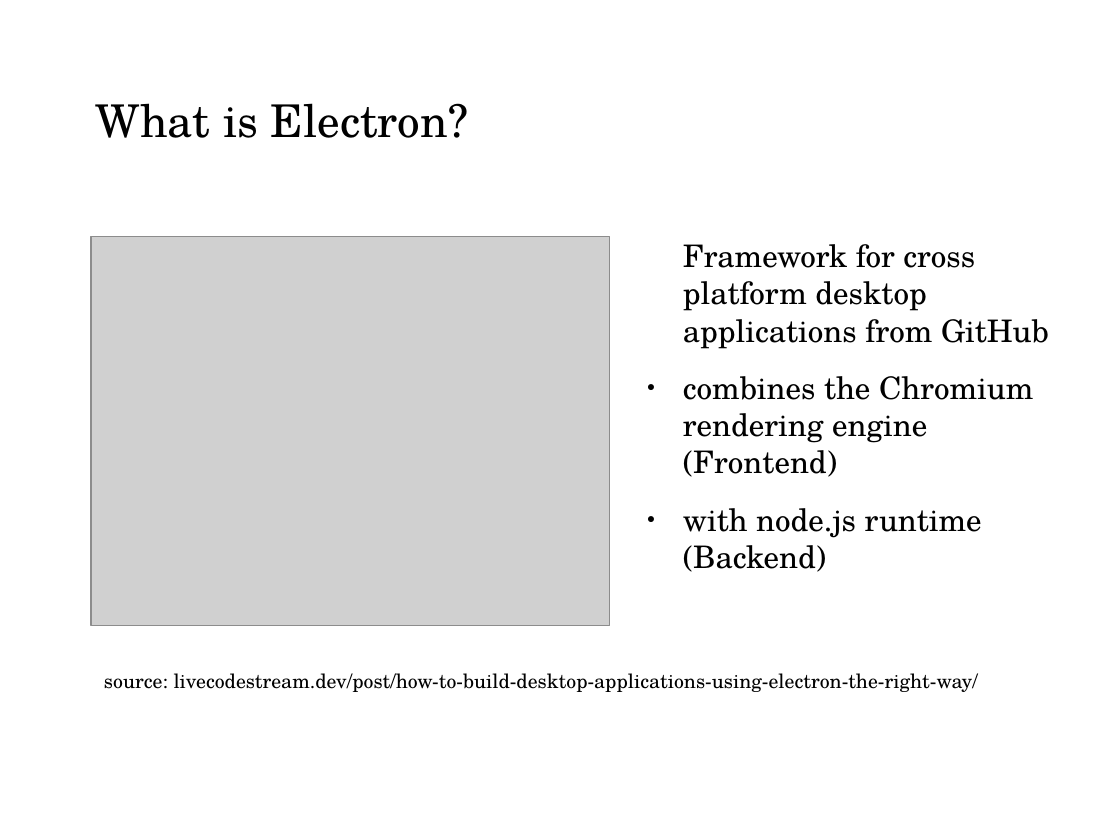
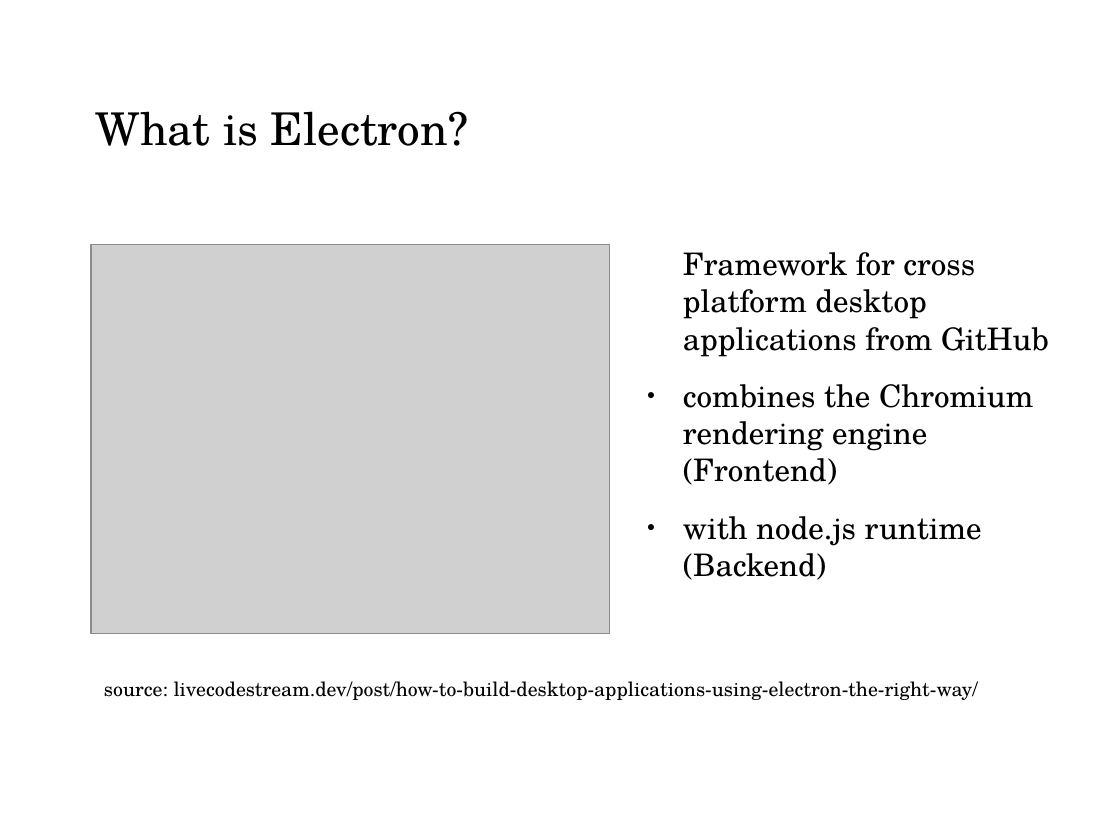
Before and after one commit to thbley/ide_in_docker, a slide deck: slide 6 of Ide_in_docker_phpug_darmstadt_2021_ThomasBley.odp. Drawn at 1120x840 pixels with LibreOffice and Linux fonts; fonts in the diff are those of the drawing; grey boxes stand for pictures; background and template pictures are left out. Boxes give left, top, right and bottom in pixels: in the first picture for what was removed or moved away, otherwise in the second. Text is boxed around its words. In the diff, an @@ line names an element or a change of style, - is before the commit and + after.

Commit message:
updated slides

```diff
--- a/Ide_in_docker_phpug_darmstadt_2021_ThomasBley.odp
+++ b/Ide_in_docker_phpug_darmstadt_2021_ThomasBley.odp
@@ title "What is Electron?": place and size @@
-title "What is Electron?" at [96,103,468,138]
+title "What is Electron?" at [96,111,468,146]
@@ 2 texts, 1 picture: place and size @@
-2 texts, 1 picture at [91,237,1049,692]
+2 texts, 1 picture at [91,245,1049,700]
```
Also in this commit, not shown: 1 other slide changed, 1 other file.
